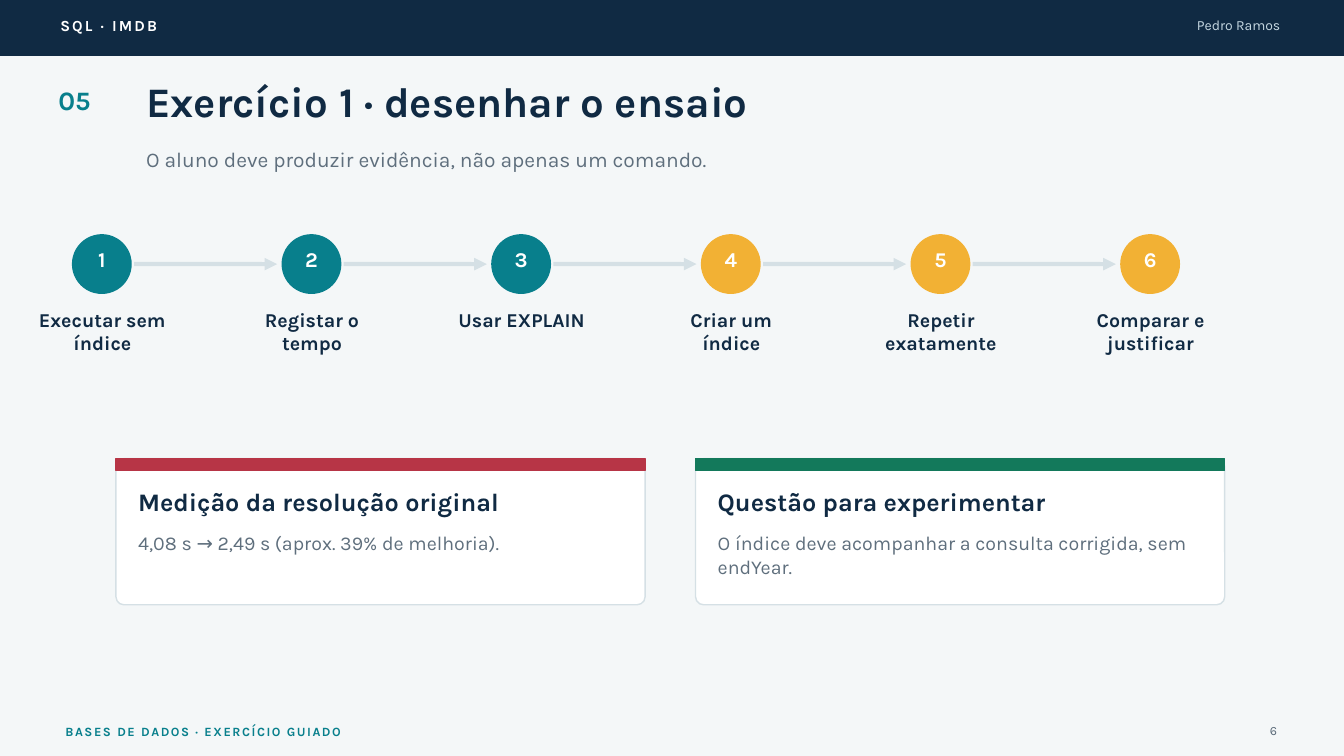
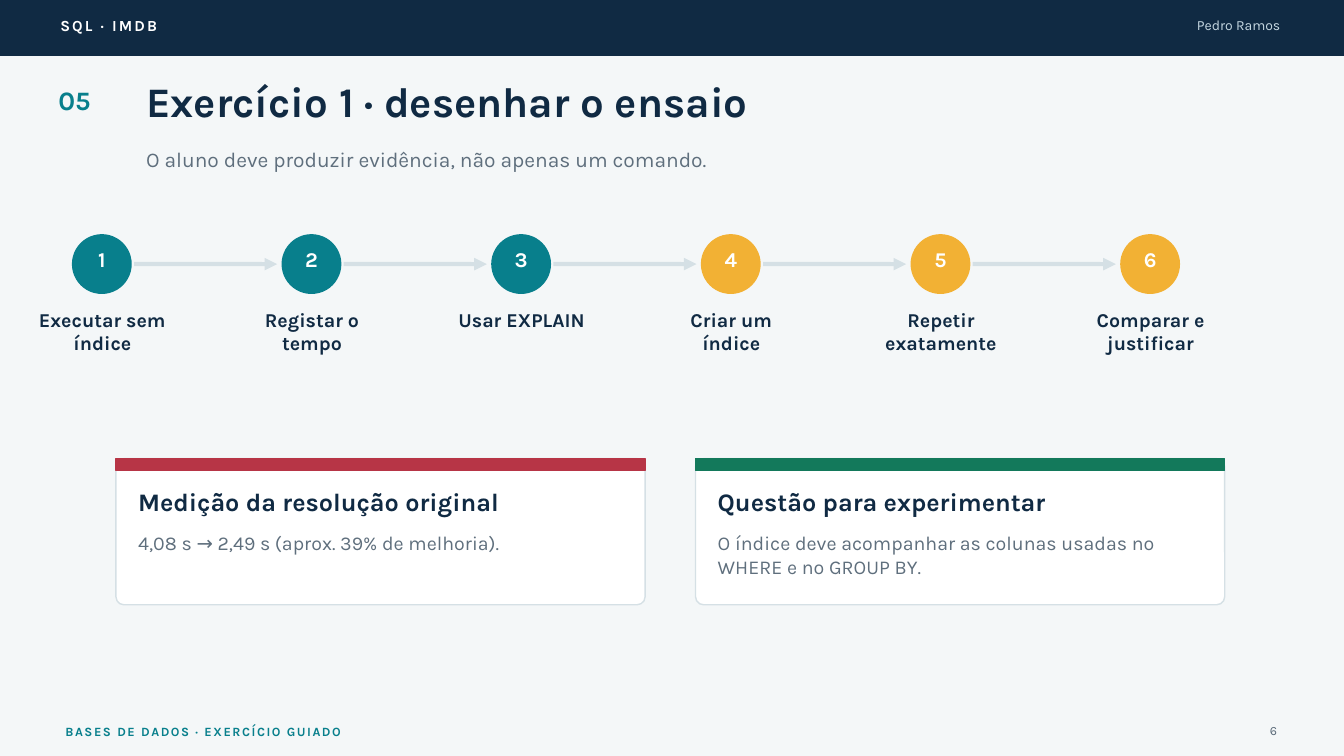
Before and after one commit to pnramos-iscte/docker, a slide deck: slide 6 of docs/anos80/IMDb_Anos80_slides.pptx. Drawn at 1344x756 pixels with LibreOffice and Linux fonts; fonts in the diff are those of the drawing. Boxes give left, top, right and bottom in pixels: in the first picture for what was removed or moved away, otherwise in the second. Text is boxed around its words. In the diff, an @@ line names an element or a change of style, - is before the commit and + after.

```diff
--- a/docs/anos80/IMDb_Anos80_slides.pptx
+++ b/docs/anos80/IMDb_Anos80_slides.pptx
@@ text at (718,535,1155,574): text changed @@
-O índice deve acompanhar a consulta corrigida, sem endYear.
+O índice deve acompanhar as colunas usadas no WHERE e no GROUP BY.
```
Also in this commit, not shown: 3 other slides changed, 2 other files.
